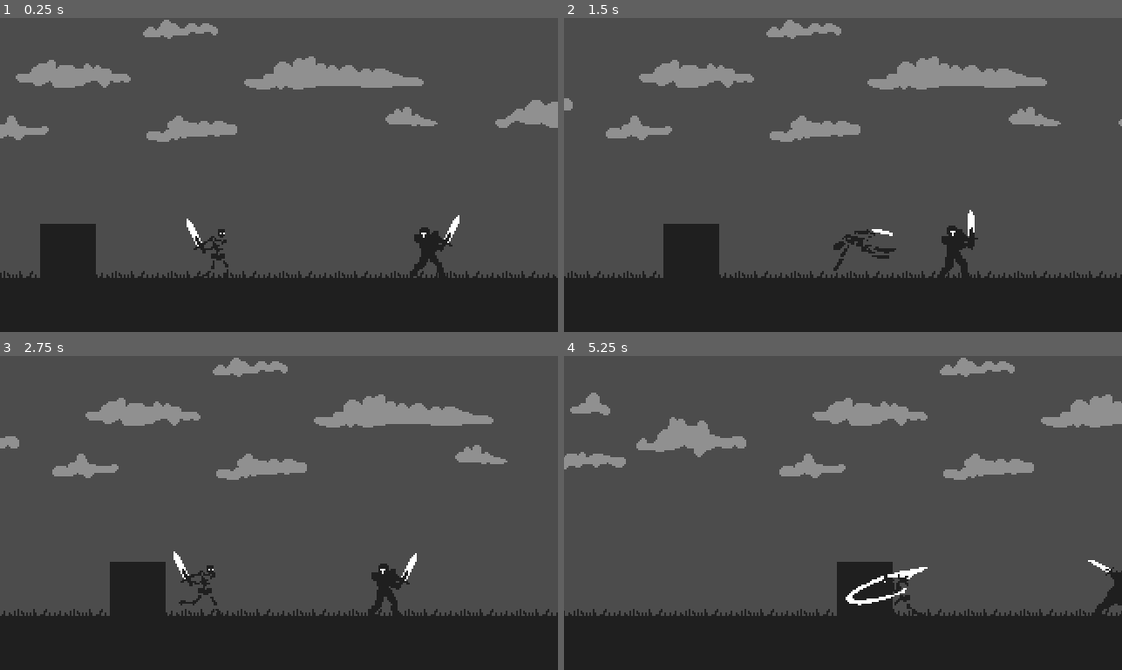
Above: before the commit, frames 1-4 (two rows, left to right).
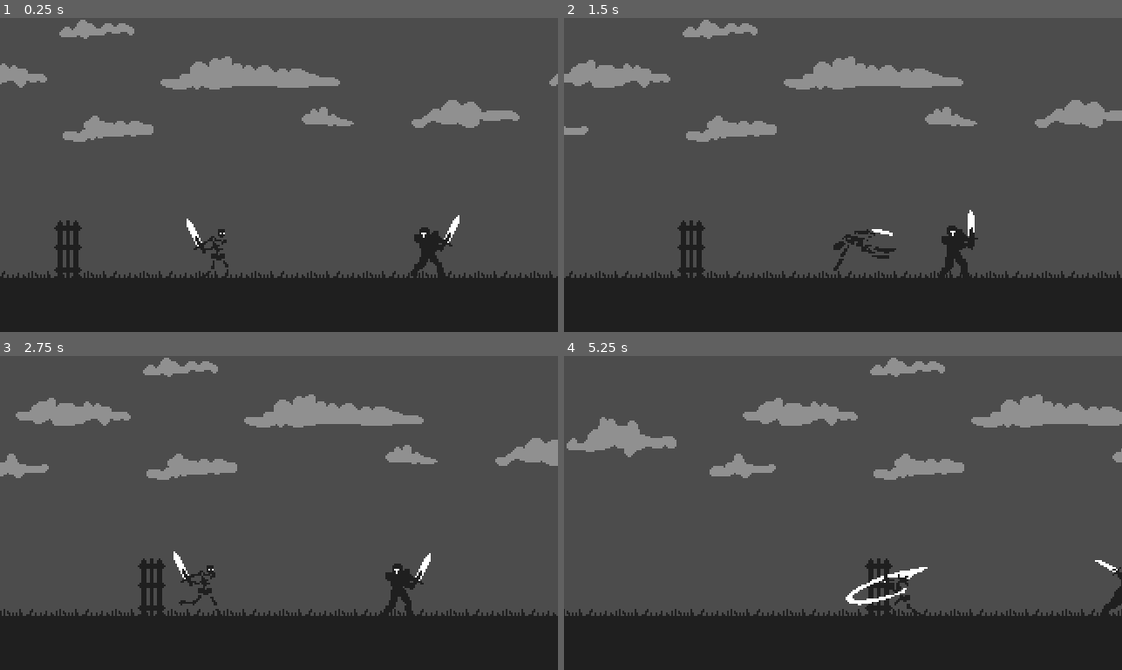
Above: after the commit, the same moments.

Repository: dw3nt/hb-grave-in-godot
Game: Godot game, scene res://Graveyard.tscn
The game is run twice, just before and just after one commit, with the same random seed, the same clock (stepped at 60 frames per second) and the same inputs.
Inputs:
- Up to frame 1 (0.25 s): no input
- Up to frame 2 (1.5 s): hold D (move_right) 0.53-1.28 s; tap K (attack) at 0.6 s; hold A (move_left) from 1.28 s (still down); tap Space (roll) at 1.35 s
- Up to frame 3 (2.75 s): release A (move_left) at 2.03 s; hold D (move_right) from 2.03 s (still down); tap K (attack) at 2.1 s
- Up to frame 4 (5.25 s): tap Space (roll) at 2.85, 4.35 s; release D (move_right) at 3.53 s; hold A (move_left) from 3.53 s (still down); tap K (attack) at 3.6, 5.1 s

The runs differ from the first frame. In frame 1, 9.8% of the frame differs, in the area x 0-100%, y 0-83%; in frame 2, 10%; in frame 3, 11%; in frame 4, 11%.

Commit message:
changed walls to fences

Diff:
--- a/Graveyard.tscn
+++ b/Graveyard.tscn
@@ -1,10 +1,11 @@
-[gd_scene load_steps=6 format=2]
+[gd_scene load_steps=7 format=2]
 
 [ext_resource path="res://Wall.tscn" type="PackedScene" id=1]
 [ext_resource path="res://assets/sprites/environment/s_grass.png" type="Texture" id=2]
 [ext_resource path="res://assets/sprites/environment/s_clouds.png" type="Texture" id=3]
-[ext_resource path="res://Knight.tscn" type="PackedScene" id=4]
-[ext_resource path="res://Skeleton.tscn" type="PackedScene" id=5]
+[ext_resource path="res://assets/sprites/environment/s_wall.png" type="Texture" id=4]
+[ext_resource path="res://Knight.tscn" type="PackedScene" id=5]
+[ext_resource path="res://Skeleton.tscn" type="PackedScene" id=6]
 
 [node name="Graveyard" type="Node"]
 
@@ -16,30 +17,31 @@
 [node name="WallRight" parent="Environment" instance=ExtResource( 1 )]
 position = Vector2( 1008, 144 )
 
-[node name="Ground" parent="Environment" instance=ExtResource( 1 )]
-position = Vector2( 496, 176 )
-scale = Vector2( 44, 1 )
-
 [node name="Grass" type="TextureRect" parent="Environment"]
-margin_left = -208.0
+margin_left = -256.0
 margin_top = 128.0
-margin_right = 1200.0
+margin_right = 1248.0
 margin_bottom = 168.0
 texture = ExtResource( 2 )
 stretch_mode = 2
 
 [node name="Clouds" type="TextureRect" parent="Environment"]
 modulate = Color( 0.568627, 0.568627, 0.568627, 1 )
-margin_left = -240.0
-margin_right = 1216.0
+margin_left = -288.0
+margin_right = 1264.0
 margin_bottom = 140.0
 texture = ExtResource( 3 )
 stretch_mode = 2
 
+[node name="Ground" type="Sprite" parent="Environment"]
+position = Vector2( 496, 176 )
+scale = Vector2( 47, 1 )
+texture = ExtResource( 4 )
+
 [node name="Enemies" type="Node2D" parent="."]
 
-[node name="Knight" parent="Enemies" instance=ExtResource( 4 )]
+[node name="Knight" parent="Enemies" instance=ExtResource( 5 )]
 position = Vector2( 236, 136 )
 
-[node name="Skeleton" parent="." instance=ExtResource( 5 )]
+[node name="Skeleton" parent="." instance=ExtResource( 6 )]
 position = Vector2( 96, 136 )
--- a/Wall.tscn
+++ b/Wall.tscn
@@ -1,9 +1,9 @@
 [gd_scene load_steps=3 format=2]
 
-[ext_resource path="res://assets/sprites/environment/s_wall.png" type="Texture" id=1]
+[ext_resource path="res://assets/sprites/environment/s_fence.png" type="Texture" id=1]
 
 [sub_resource type="RectangleShape2D" id=1]
-extents = Vector2( 16, 16 )
+extents = Vector2( 8, 16 )
 
 [node name="Wall" type="StaticBody2D"]
 collision_layer = 4
@@ -16,5 +16,4 @@
 texture = ExtResource( 1 )
 
 [node name="CollisionShape2D" type="CollisionShape2D" parent="."]
-visible = false
 shape = SubResource( 1 )
